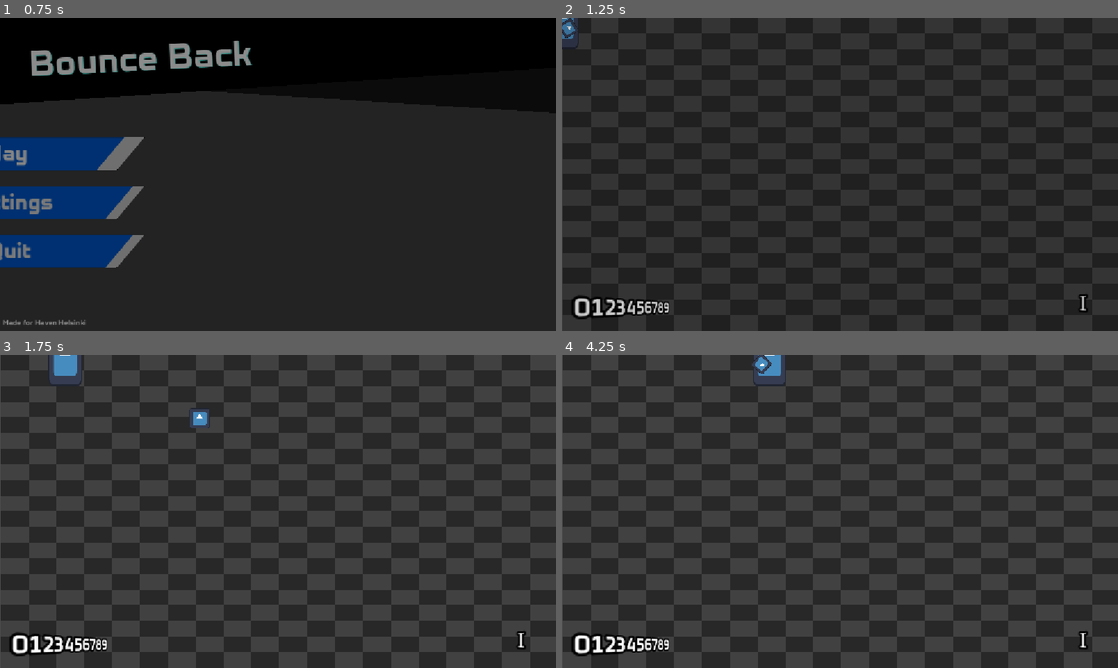
Above: before the commit, frames 1-4 (two rows, left to right).
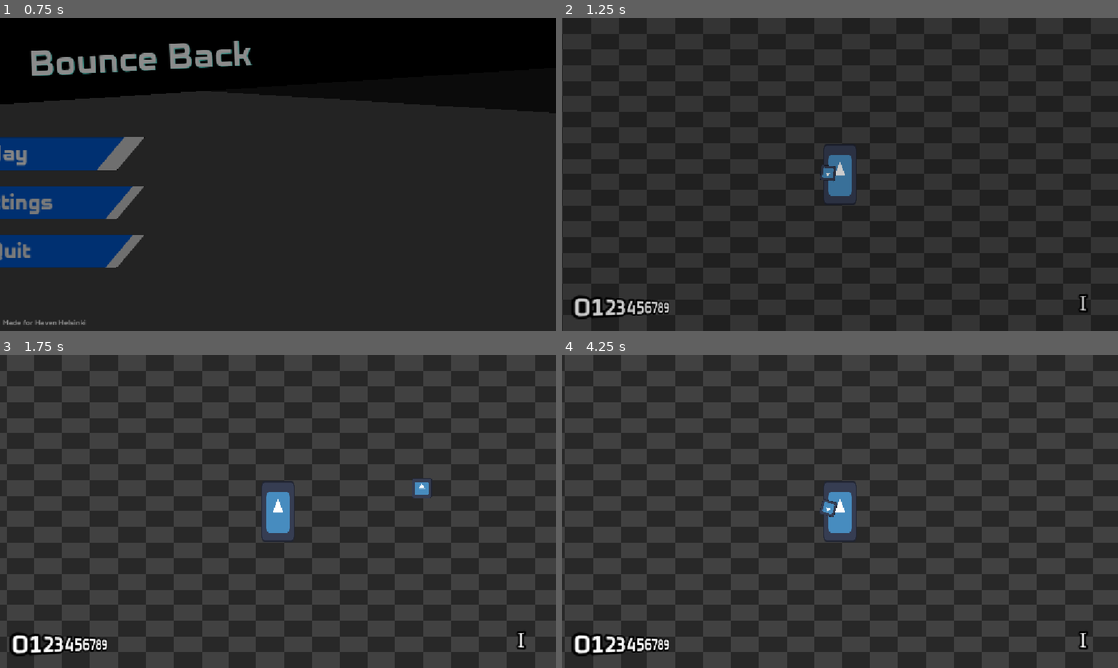
Above: after the commit, the same moments.

Repository: neilavesterinen/Haven-Bounce-Back-Shooter
Game: Godot game, scene res://Scenes/mainmenu/mainmenu.tscn
The game is run twice, just before and just after one commit, with the same random seed, the same clock (stepped at 60 frames per second) and the same inputs. The engine's default icon, where the game draws it, is replaced by a stand-in: a white triangle on a blue panel in a dark square. Sound files missing from this copy of the repository are replaced by a short silence.
Inputs (mouse positions are in pixels of both pictures, inside the frame that each line leads up to):
- Up to frame 1 (0.75 s): click "Play" at 0.5 s
- Up to frame 2 (1.25 s): no input
- Up to frame 3 (1.75 s): tap Enter at 1.25 s; move the mouse to (400, 495) at 1.27 s; hold Right (ui_right) from 1.28 s (still down); click (400, 495) at 1.35 s
- Up to frame 4 (4.25 s): release Right (ui_right) at 2 s; drag from (728, 527) to (812, 574) at 2.02 s; move the mouse to (895, 442) at 2.77 s; hold Right (ui_right) 2.78-3.5 s; tap Enter at 2.85 s; drag from (812, 574) to (673, 464) at 3.52 s

Frame 1 is identical in both runs. In frame 2, 1.1% of the frame differs, in the area x 0-53%, y 0-100%; in frame 3, 80%; in frame 4, 94%, in the area x 0-100%, y 0-100%.

Commit message:
jkhkh

Diff:
--- a/player/player.tscn
+++ b/player/player.tscn
@@ -26,3 +26,5 @@
 position = Vector2(25, 0)
 scale = Vector2(0.24999997, 0.24999999)
 texture = ExtResource("1_4flbx")
+
+[node name="Camera2D" type="Camera2D" parent="." unique_id=776224649]
